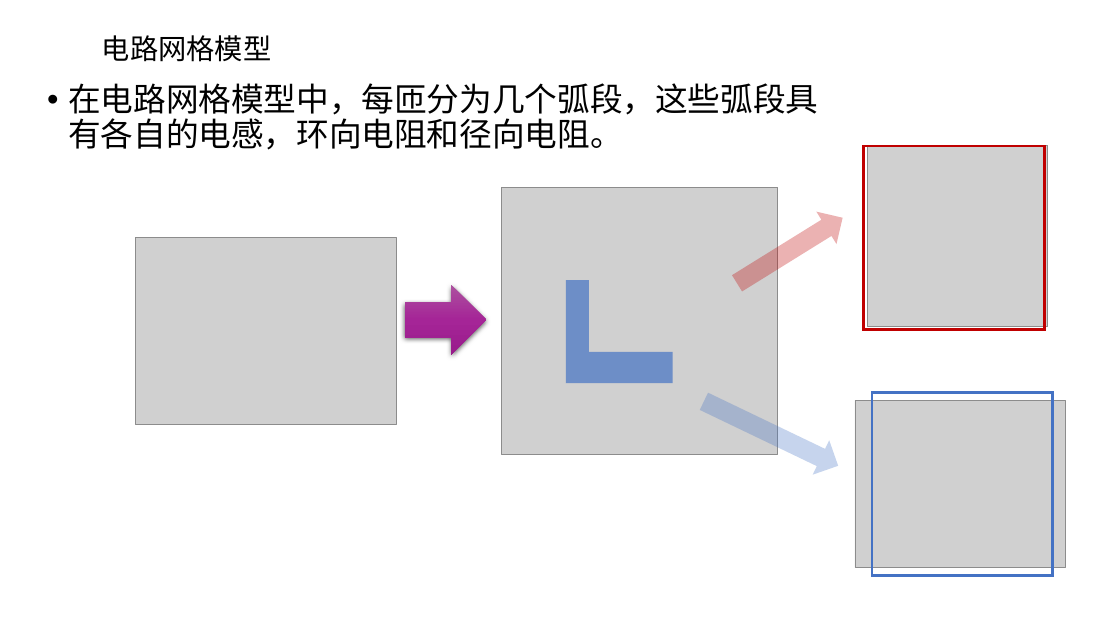
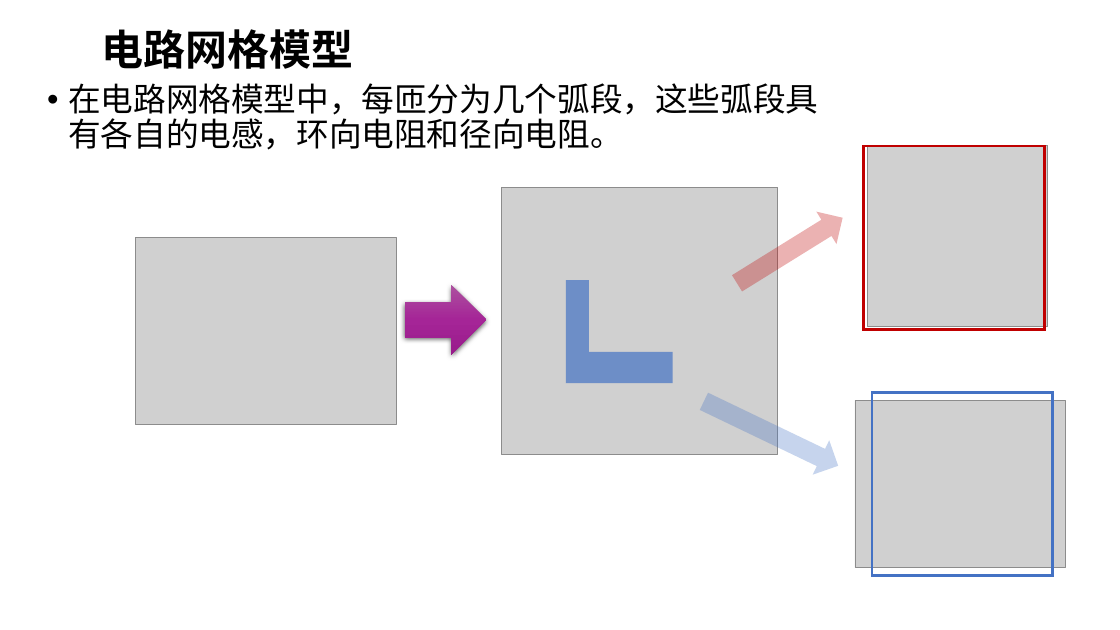
Before and after one commit to ql11/RR-coil-GC-model, a slide deck: slide 4 of 讲解.pptx. Drawn at 1120x630 pixels with LibreOffice and Linux fonts; fonts in the diff are those of the drawing; grey boxes stand for pictures. Boxes give left, top, right and bottom in pixels: in the first picture for what was removed or moved away, otherwise in the second. Text is boxed around its words. In the diff, an @@ line names an element or a change of style, - is before the commit and + after.

```diff
--- a/讲解.pptx
+++ b/讲解.pptx
@@ text "电路网格模型" at bbox=[102, 29, 354, 69]: size 24.2 to 36 pt, bold on; line spacing 0.7 to 0.9 @@
```
Also in this commit, not shown: 6 other slides changed.
